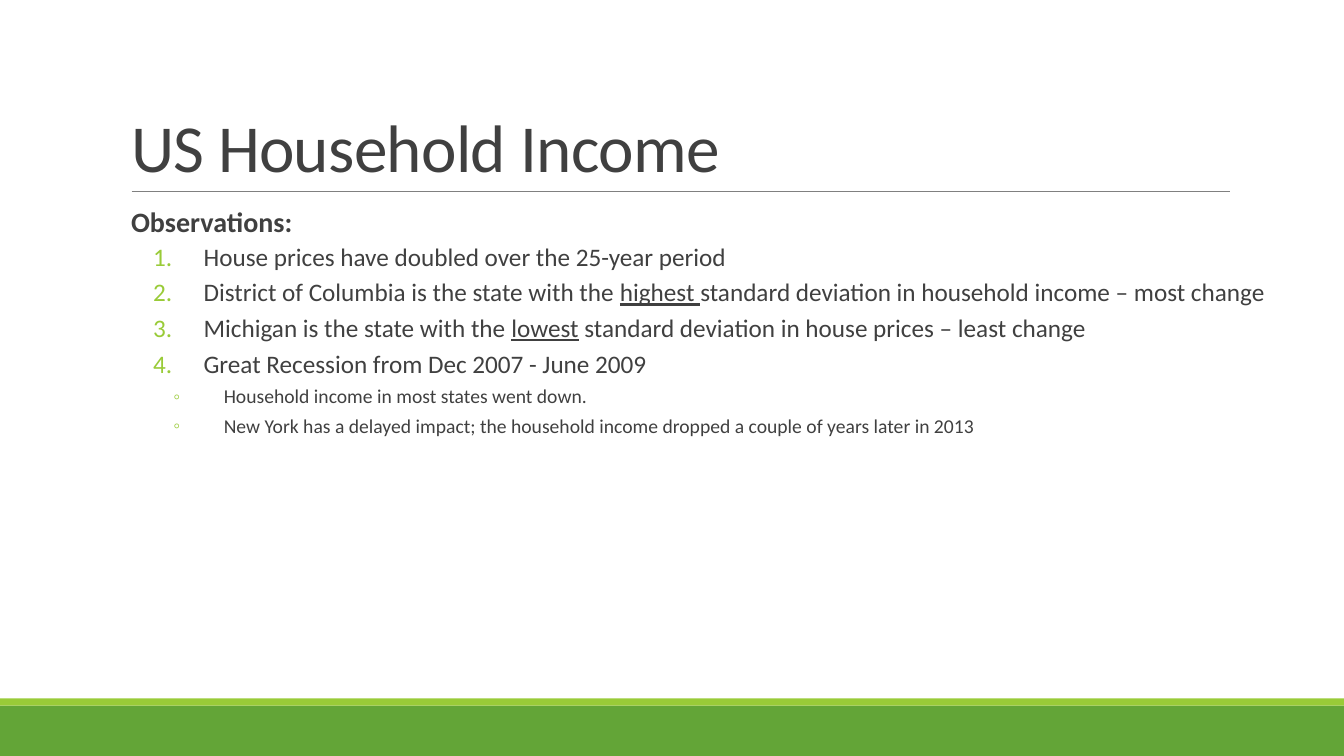
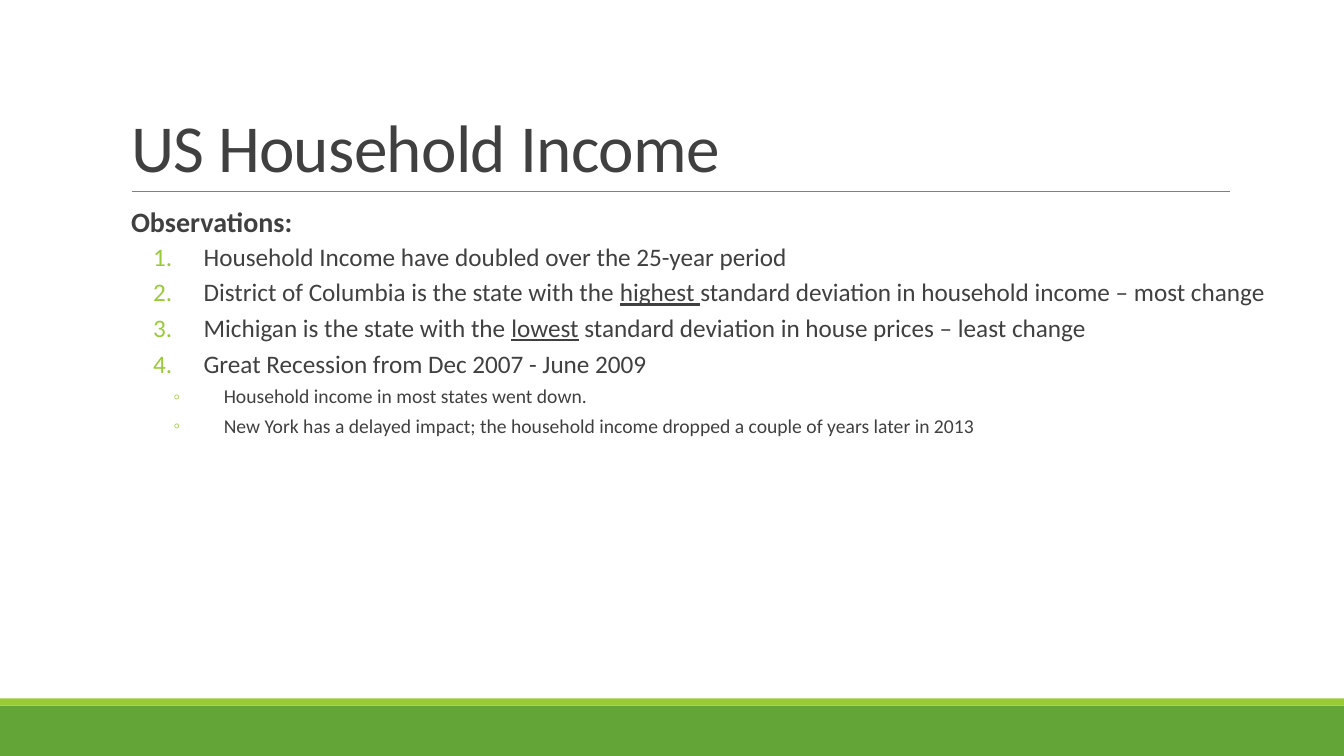
Before and after one commit to TZstatsADS/Fall2020-Project5-group3, a slide deck: slide 11 of doc/Group3_presentation.pptx. Drawn at 1344x756 pixels with LibreOffice and Linux fonts; fonts in the diff are those of the drawing. Boxes give left, top, right and bottom in pixels: in the first picture for what was removed or moved away, otherwise in the second. Text is boxed around its words. In the diff, an @@ line names an element or a change of style, - is before the commit and + after.

```diff
--- a/doc/Group3_presentation.pptx
+++ b/doc/Group3_presentation.pptx
@@ text at bbox=[204, 248, 787, 270]: text changed @@
-  1. House prices have doubled over the 25-year period
+  1. Household Income have doubled over the 25-year period
```
Also in this commit, not shown: 2 other slides changed, 1 other file.
